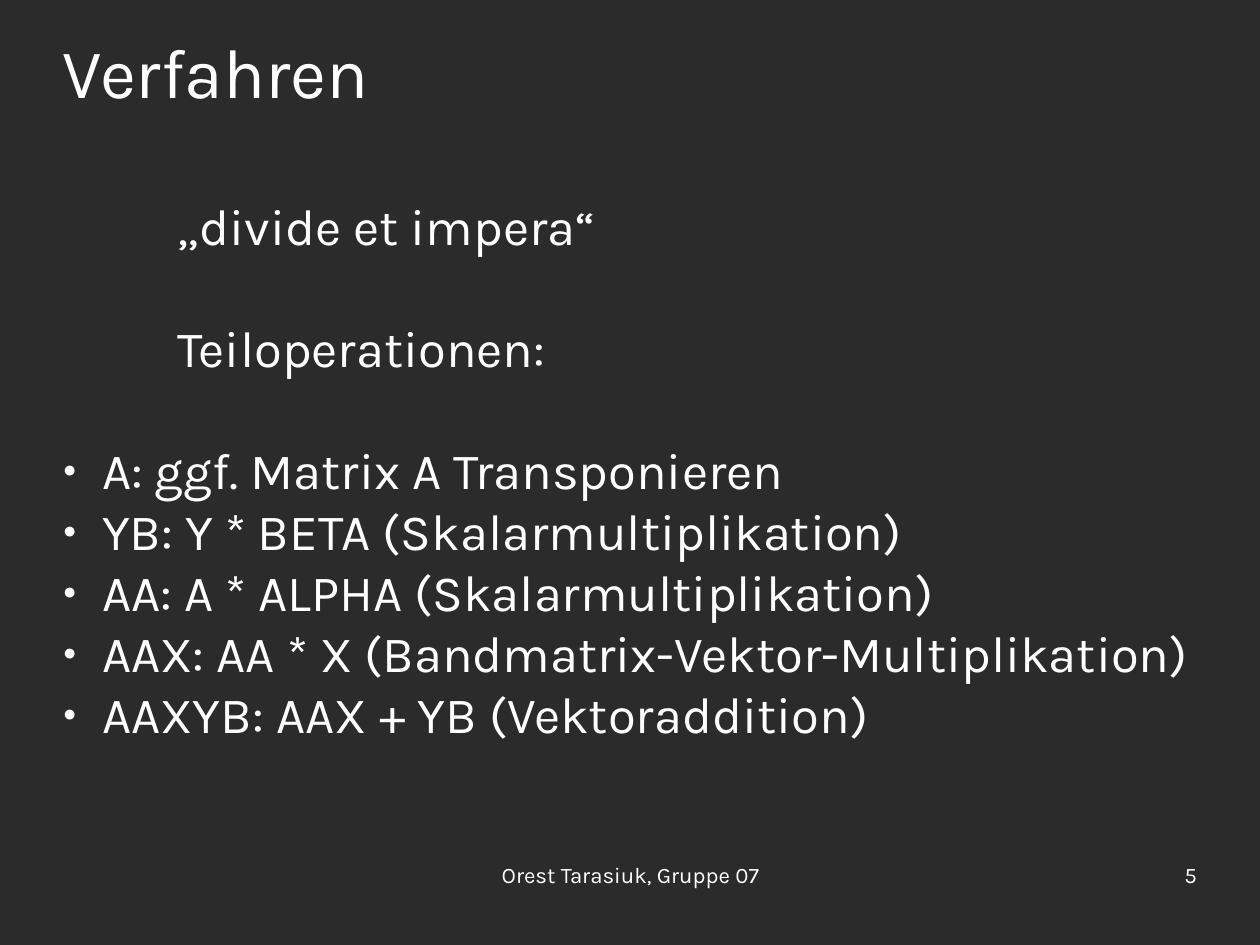
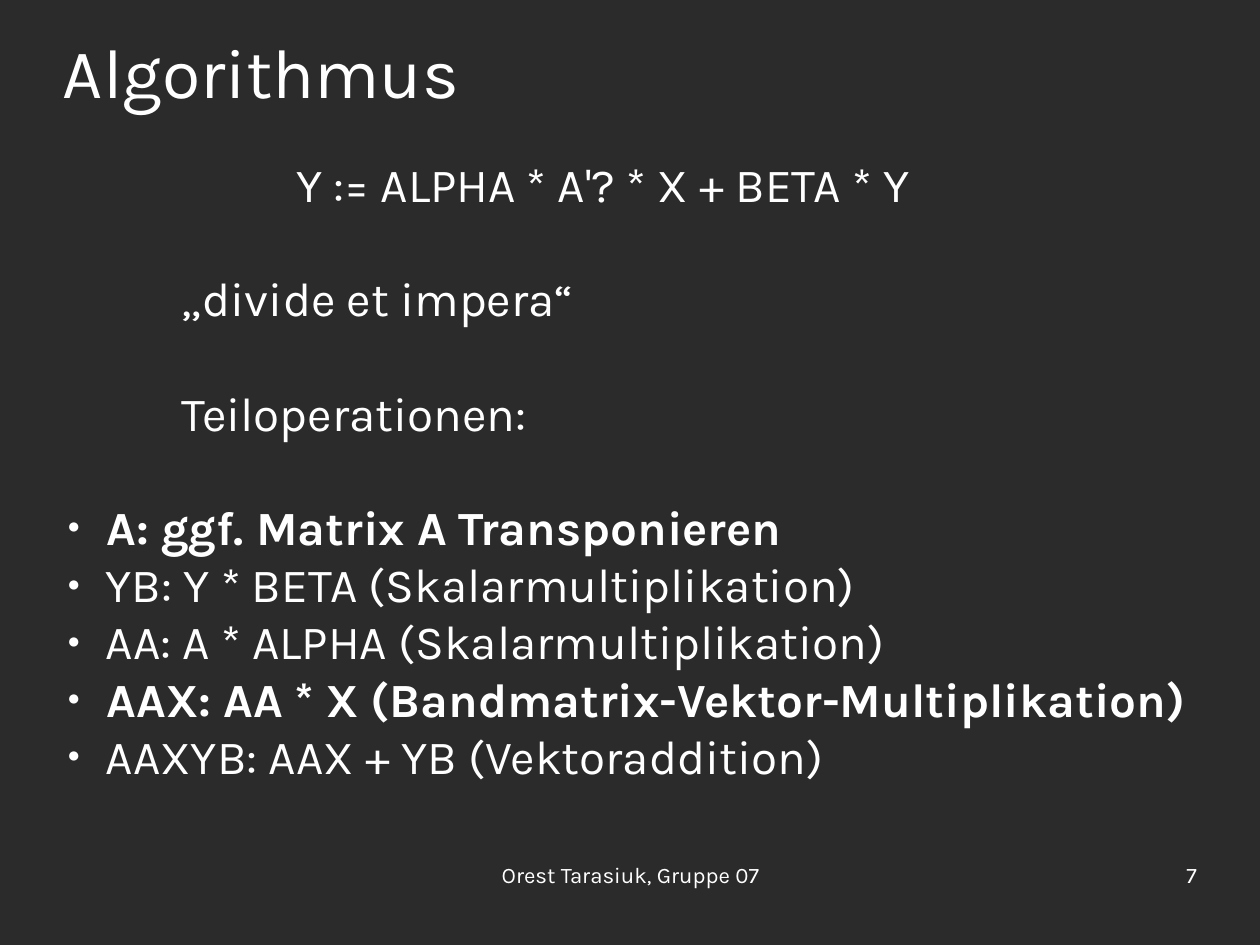
Before and after one commit to OrestTa/etip, a slide deck: slide 7 of Projekt2/Vortrag/vortrag2.odp (slide 5 before the commit). Drawn at 1260x945 pixels with LibreOffice and Linux fonts; fonts in the diff are those of the drawing; background and template pictures are left out; a plain dark background stands for a picture behind light text. Boxes give left, top, right and bottom in pixels: in the first picture for what was removed or moved away, otherwise in the second. Text is boxed around its words. In the diff, an @@ line names an element or a change of style, - is before the commit and + after.

```diff
--- a/Projekt2/Vortrag/vortrag2.odp
+++ b/Projekt2/Vortrag/vortrag2.odp
@@ title at (63, 50, 459, 115): text changed @@
-Verfahren
+Algorithmus
@@ subtitle "Y := ALPHA * A'? ...": place and size @@
-subtitle "Y := ALPHA * A'? ..." at (102, 210, 1188, 739)
+subtitle "Y := ALPHA * A'? ..." at (106, 169, 1185, 779)
@@ subtitle at (296, 169, 909, 203): paragraph added @@
+Y := ALPHA * A'? * X + BETA * Y
@@ subtitle at (106, 283, 1185, 779): size 32 to 30 pt; bold on in "A: ggf. Matrix A Transponieren", "AAX: AA * X (Bandmatrix-Vektor-Multiplikation)" @@
@@ page number at (1186, 869, 1196, 883): text changed @@
-5
+7
```
Also in this commit, not shown: 7 other slides changed, 3 slides added.
